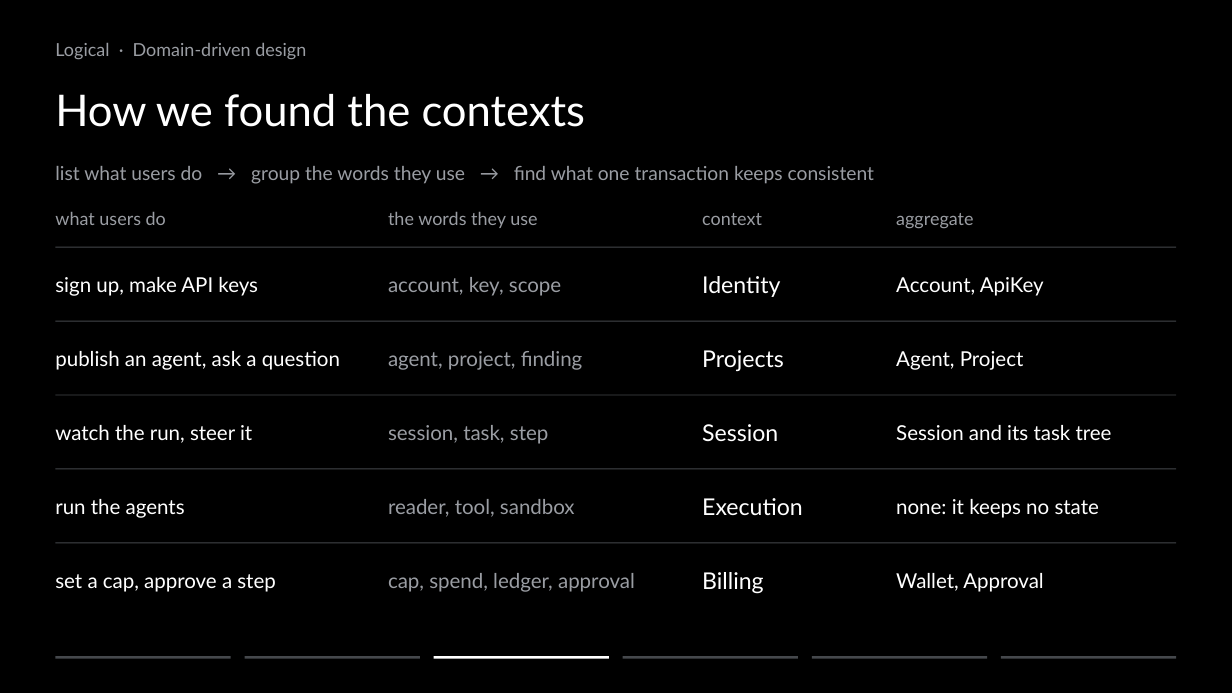
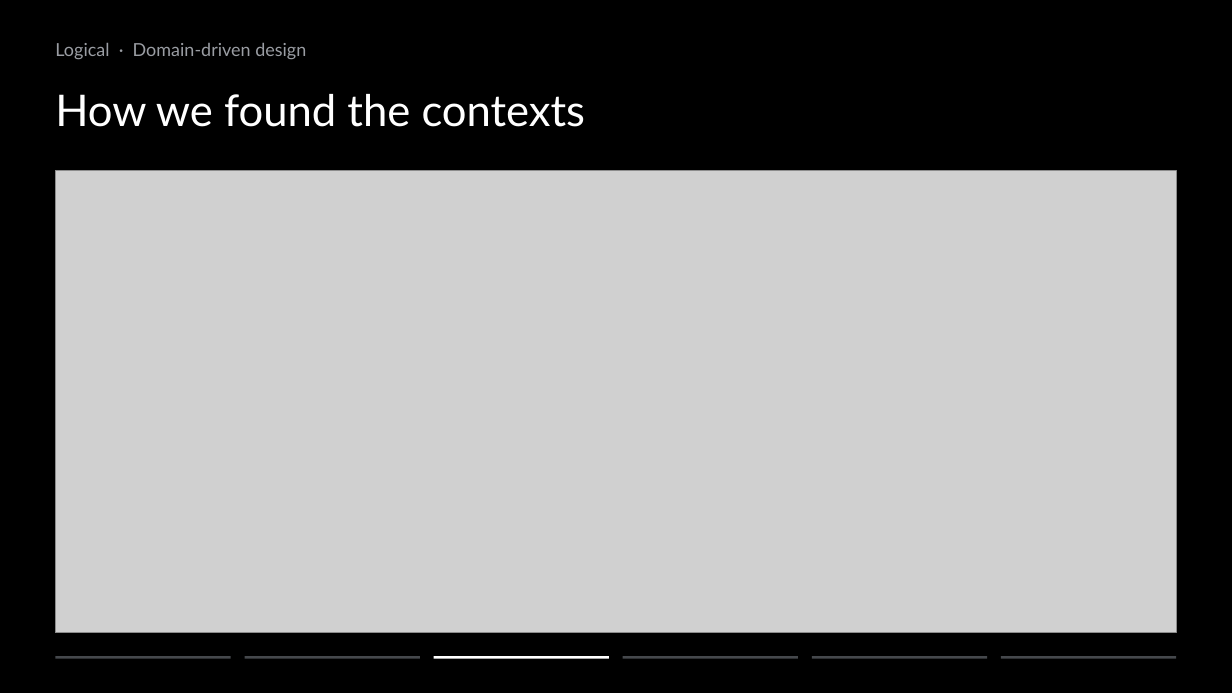
Before and after one commit to ziyangliu-666/lumen-next, a slide deck: slide 5 of docs/platform/slides/out/Team15-Lumen-Platform.pptx (slide 9 before the commit). Drawn at 1232x693 pixels with LibreOffice and Linux fonts; fonts in the diff are those of the drawing; grey boxes stand for pictures. Boxes give left, top, right and bottom in pixels: in the first picture for what was removed or moved away, otherwise in the second. Text is boxed around its words. In the diff, an @@ line names an element or a change of style, - is before the commit and + after.

```diff
--- a/docs/platform/slides/out/Team15-Lumen-Platform.pptx
+++ b/docs/platform/slides/out/Team15-Lumen-Platform.pptx
@@ text removed at [55,166,874,184] @@
-list what users do → group the words they use → find what one transaction keeps consistent
@@ picture added at [55,171,1177,633] @@
@@ text removed at [55,212,166,225] @@
-what users do
@@ text removed at [388,212,537,228] @@
-the words they use
@@ text removed at [702,213,762,225] @@
-context
@@ text removed at [896,213,973,228] @@
-aggregate
@@ rectangle removed at [55,247,1177,248] @@
@@ text removed at [55,277,258,296] @@
-sign up, make API keys
@@ text removed at [388,277,561,296] @@
-account, key, scope
@@ text removed at [702,276,780,297] @@
-Identity
@@ text removed at [896,277,1044,296] @@
-Account, ApiKey
@@ rectangle removed at [55,321,1177,322] @@
@@ text removed at [55,351,340,370] @@
-publish an agent, ask a question
@@ text removed at [388,351,583,370] @@
-agent, project, finding
@@ text removed at [702,350,784,371] @@
-Projects
@@ text removed at [896,351,1024,370] @@
-Agent, Project
@@ rectangle removed at [55,395,1177,396] @@
@@ text removed at [55,425,252,443] @@
-watch the run, steer it
@@ text removed at [388,425,548,444] @@
-session, task, step
@@ text removed at [702,424,778,442] @@
-Session
@@ text removed at [896,425,1112,440] @@
-Session and its task tree
@@ rectangle removed at [55,469,1177,470] @@
@@ text removed at [55,499,185,518] @@
-run the agents
@@ text removed at [388,499,575,517] @@
-reader, tool, sandbox
@@ text removed at [702,498,803,515] @@
-Execution
@@ text removed at [896,499,1099,518] @@
-none: it keeps no state
@@ rectangle removed at [55,543,1177,543] @@
@@ text removed at [55,574,275,592] @@
-set a cap, approve a step
@@ text removed at [388,573,635,592] @@
-cap, spend, ledger, approval
@@ text removed at [702,572,764,594] @@
-Billing
@@ text removed at [896,573,1043,592] @@
-Wallet, Approval
```
Also in this commit, not shown: 13 other slides changed, 1 slide added, 14 slides removed, 11 other files.
